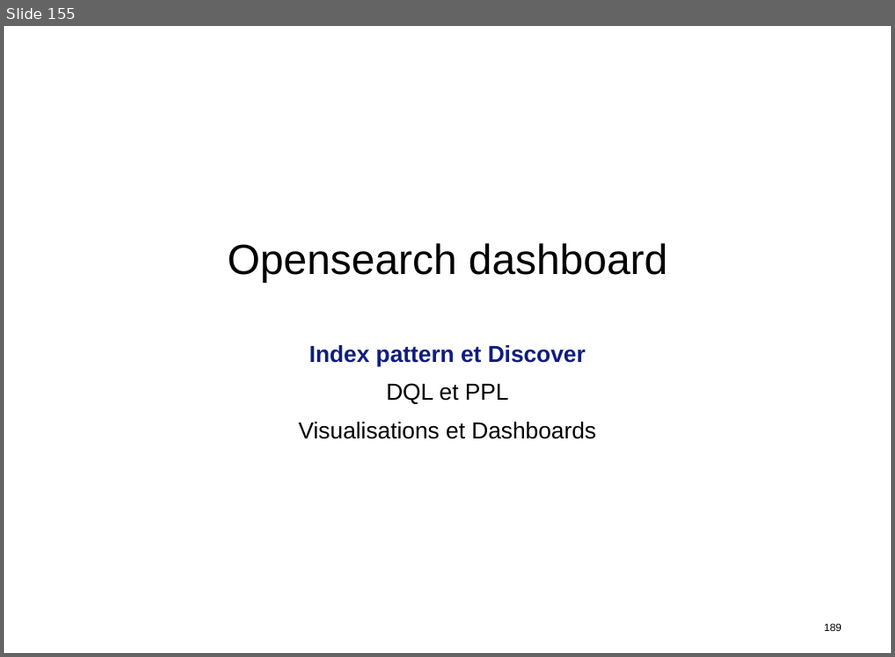
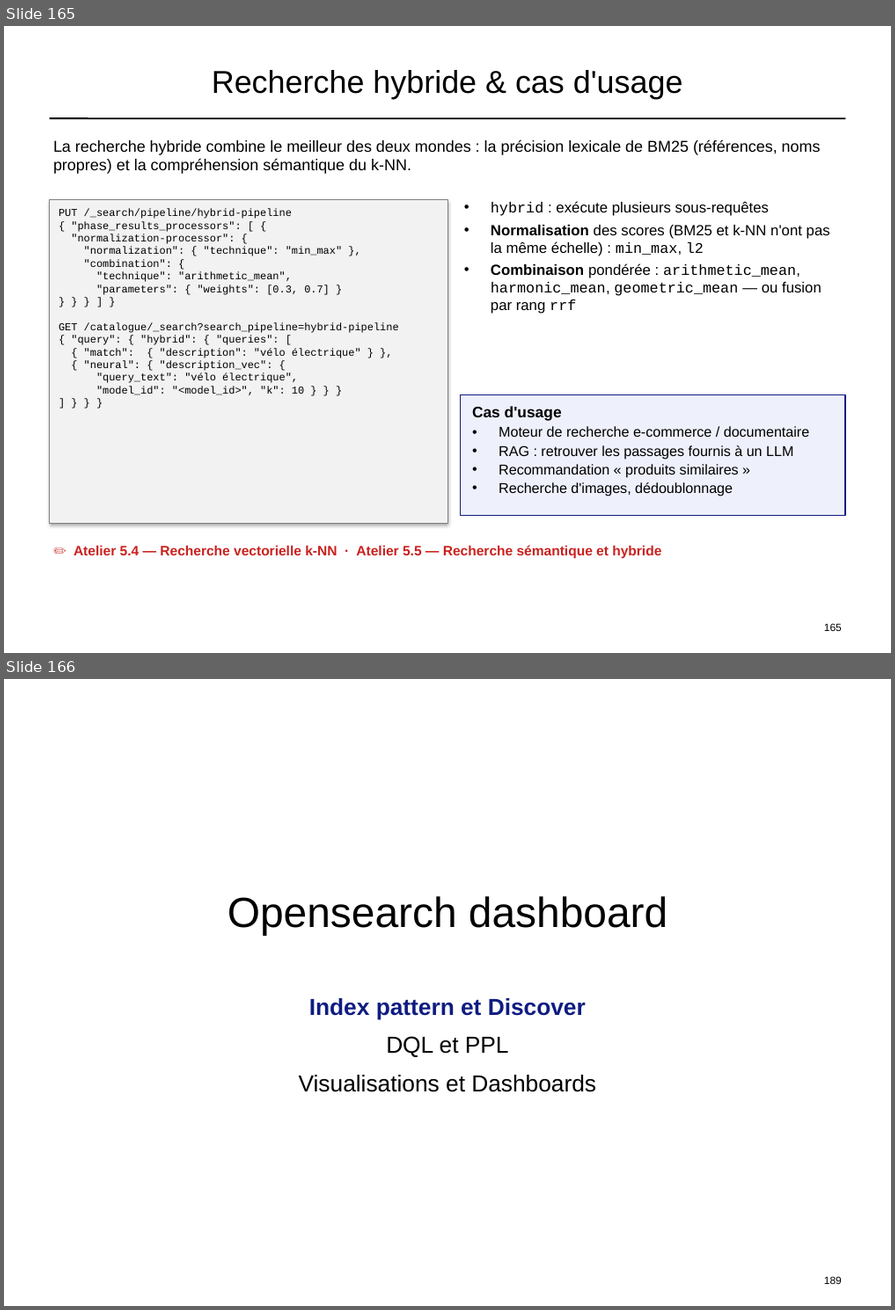
Before and after one commit to dthibau/opensearch, a slide deck: opensearch_simple.pptx. Shown one above the other, each under a label of ours: slide 155 before the commit, slides 165 and 166 after it. The pictures are 895x657 and 895x1310 pixels, drawn with LibreOffice and Linux fonts; fonts in the diff are those of the drawing. Boxes give left, top, right and bottom in pixels: in the first picture for what was removed or moved away, otherwise in the second. Text is boxed around its words. In the diff, an @@ line names an element or a change of style, - is before the commit and + after.

```diff
--- a/opensearch_simple.pptx
+++ b/opensearch_simple.pptx
@@ slide 165 added at (4,26,891,653), background #FFFFFF @@
@@ text added at (212,70,683,99), 30 pt, text #000000 @@
+Recherche hybride & cas d'usage
@@ line added from (50, 118) to (845, 118), #000000 1.5 pt @@
@@ text added at (53,140,821,174), 15 pt, text #000000 @@
+La recherche hybride combine le meilleur des deux mondes : la précision lexicale de BM25 (références, noms propres) et la compréhension sémantique du k-NN.
@@ rectangle added at (50,200,448,524), fill #F2F2F2, outline #808080 0.75 pt, 10 pt, text #000000 @@
+PUT /_search/pipeline/hybrid-pipeline
+{ "phase_results_processors": [ {
+"normalization-processor": {
+"normalization": { "technique": "min_max" },
+"combination": {
+"technique": "arithmetic_mean",
+"parameters": { "weights": [0.3, 0.7] }
+} } } ] }
+GET /catalogue/_search?search_pipeline=hybrid-pipeline
+{ "query": { "hybrid": { "queries": [
+{ "match": { "description": "vélo électrique" } },
+{ "neural": { "description_vec": {
+"query_text": "vélo électrique",
+"model_id": "<model_id>", "k": 10 } } }
+] } } }
@@ text added at (491,201,830,314), 14 pt, text #000000 @@
+• hybrid : exécute plusieurs sous-requêtes
+• Normalisation des scores (BM25 et k-NN n'ont pas la même échelle) : min_max, l2
+• Combinaison pondérée : arithmetic_mean, harmonic_mean, geometric_mean — ou fusion par rang rrf
@@ rectangle added at (460,396,845,516), fill #EEF0FB, outline #0F1C81 1 pt, 13.5 pt, text #000000 @@
+Cas d'usage
+• Moteur de recherche e-commerce / documentaire
+• RAG : retrouver les passages fournis à un LLM
+• Recommandation « produits similaires »
+• Recherche d'images, dédoublonnage
@@ text added at (74,545,661,559), 13 pt, text #C9211E, bold @@
+✏️ Atelier 5.4 — Recherche vectorielle k-NN · Atelier 5.5 — Recherche sémantique et hybride
@@ page number added at (824,624,842,631), 10 pt, text #000000 @@
+165
@@ what was slide 155 is now slide 166 @@
```
Also in this commit, not shown: 24 slides changed, 10 other slides added, 3 other files.
